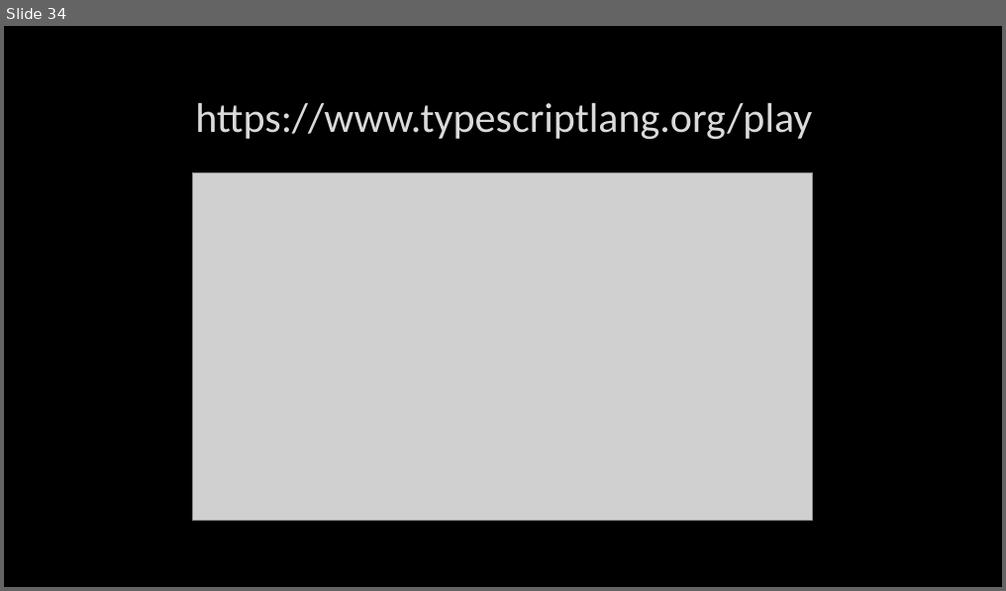
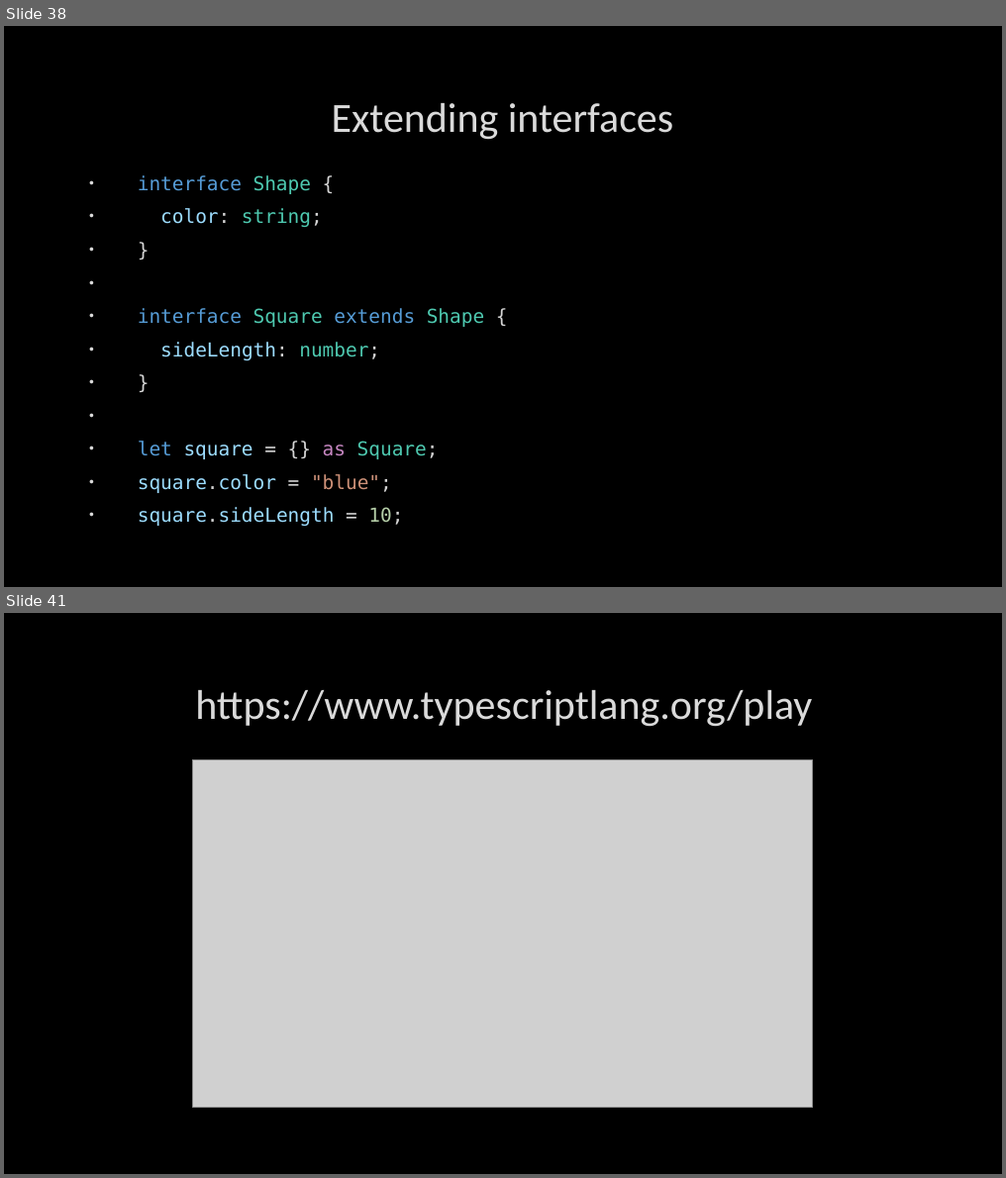
Before and after one commit to PaulaDianaCuc/OOPTraining, a slide deck: OOP JavaScript Training presentation.pptx. Shown one above the other, each under a label of ours: slide 34 before the commit, slides 38 and 41 after it; the slides between them are not shown. The pictures are 1006x591 and 1006x1178 pixels, drawn with LibreOffice and Linux fonts; fonts in the diff are those of the drawing; grey boxes stand for pictures; background and template pictures are left out. Boxes give left, top, right and bottom in pixels: in the first picture for what was removed or moved away, otherwise in the second. Text is boxed around its words. In the diff, an @@ line names an element or a change of style, - is before the commit and + after.

```diff
--- a/OOP JavaScript Training presentation.pptx
+++ b/OOP JavaScript Training presentation.pptx
@@ slide 38 added at (4,26,1002,587), background picture (left out) @@
@@ title added at (332,103,673,140), 40 pt, text #DADADA @@
+Extending interfaces
@@ text added at (138,175,484,526), 18.5 pt, text #9CDCFE @@
+• interface Shape {
+• color: string;
+• }
+• interface Square extends Shape {
+• sideLength: number;
+• }
+• let square = {} as Square;
+• square.color = "blue";
+• square.sideLength = 10;
@@ what was slide 34 is now slide 41 @@
```
Also in this commit, not shown: 1 slide changed, 12 other slides added, 6 slides removed.
